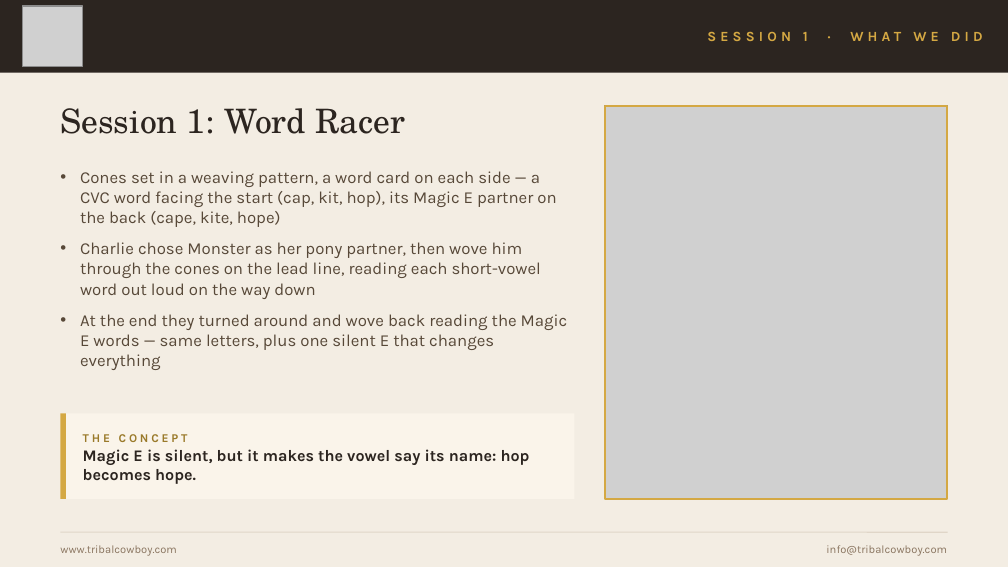
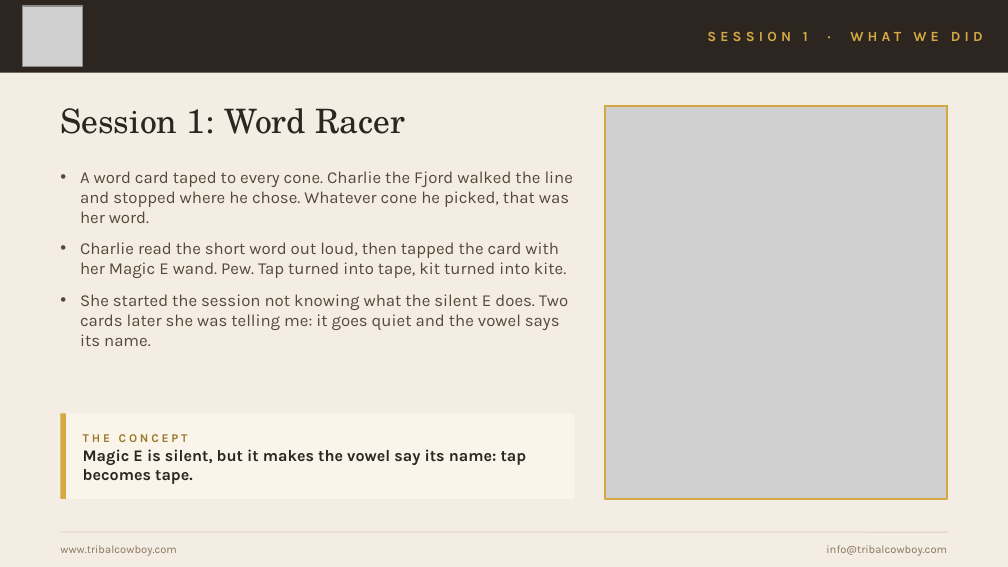
Before and after one commit to mrshuffhines-byte/tribal-cowboy-webhook, a slide deck: slide 3 of content/presentations/HPR-Class4-Practice-Sessions.pptx. Drawn at 1008x567 pixels with LibreOffice and Linux fonts; fonts in the diff are those of the drawing; grey boxes stand for pictures. Boxes give left, top, right and bottom in pixels: in the first picture for what was removed or moved away, otherwise in the second. Text is boxed around its words. In the diff, an @@ line names an element or a change of style, - is before the commit and + after.

```diff
--- a/content/presentations/HPR-Class4-Practice-Sessions.pptx
+++ b/content/presentations/HPR-Class4-Practice-Sessions.pptx
@@ text at bbox=[80, 171, 573, 346]: text changed @@
-• Cones set in a weaving pattern, a word card on each side — a CVC word facing the start (cap, kit, hop), its Magic E partner on the back (cape, kite, hope)
-• Charlie chose Monster as her pony partner, then wove him through the cones on the lead line, reading each short-vowel word out loud on the way down
-• At the end they turned around and wove back reading the Magic E words — same letters, plus one silent E that changes everything
+• A word card taped to every cone. Charlie the Fjord walked the line and stopped where he chose. Whatever cone he picked, that was her word.
+• Charlie read the short word out loud, then tapped the card with her Magic E wand. Pew. Tap turned into tape, kit turned into kite.
+• She started the session not knowing what the silent E does. Two cards later she was telling me: it goes quiet and the vowel says its name.
@@ text at bbox=[83, 449, 527, 484]: text changed @@
-Magic E is silent, but it makes the vowel say its name: hop becomes hope.
+Magic E is silent, but it makes the vowel say its name: tap becomes tape.
```
Also in this commit, not shown: 7 other slides changed, 1 other file.
